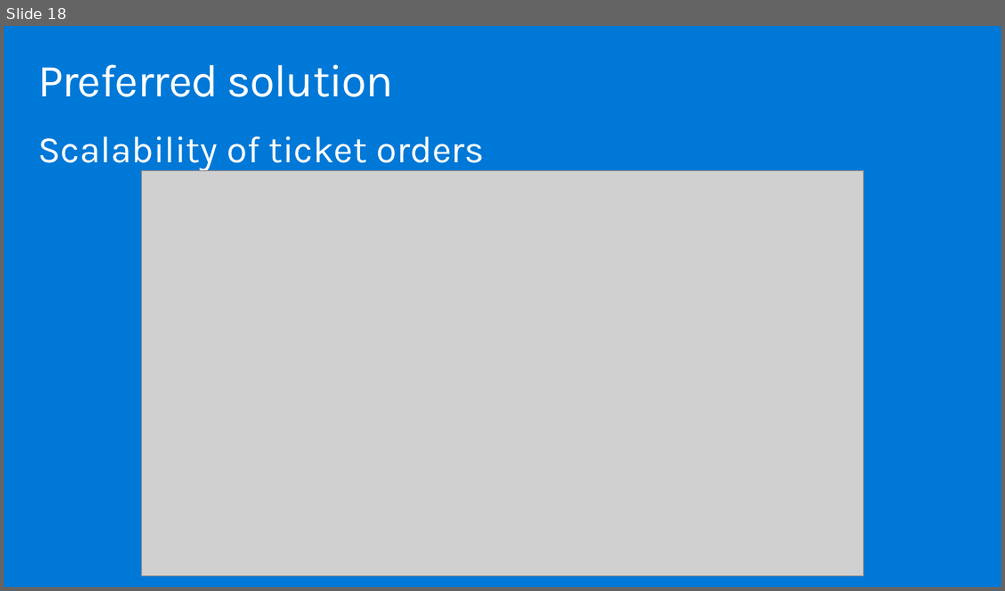
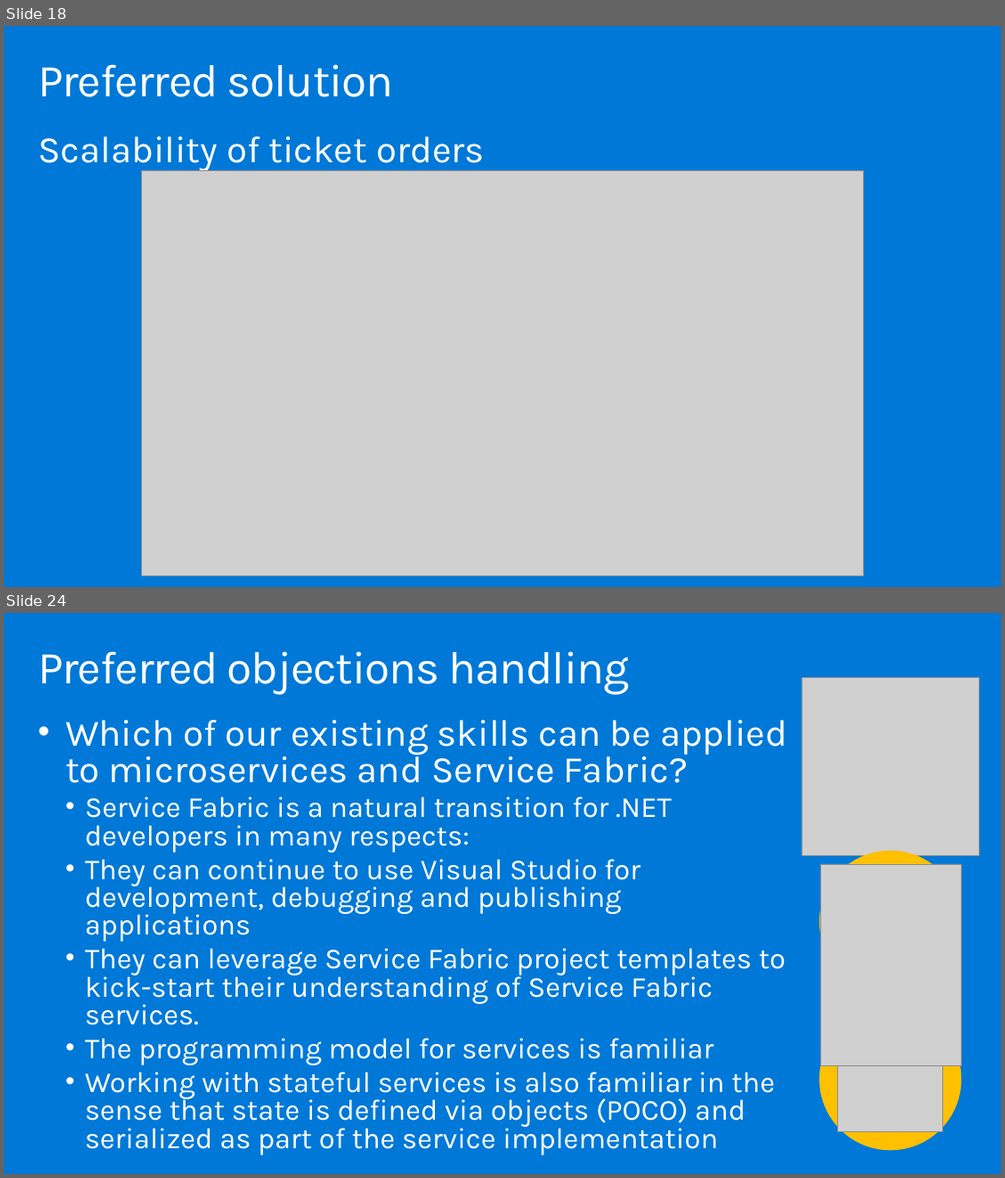
Before and after one commit to yellowbrickcode/MCW-Microservices-architecture, a slide deck: WDS/Whiteboard Design Session Trainer Presentation - Microservices architecture.pptx. Shown one above the other, each under a label of ours: slide 18 before the commit, slides 18 and 24 after it; the slides between them are not shown. The pictures are 1005x591 and 1005x1178 pixels, drawn with LibreOffice and Linux fonts; fonts in the diff are those of the drawing; grey boxes stand for pictures. Boxes give left, top, right and bottom in pixels: in the first picture for what was removed or moved away, otherwise in the second. Text is boxed around its words. In the diff, an @@ line names an element or a change of style, - is before the commit and + after.

```diff
--- a/WDS/Whiteboard Design Session Trainer Presentation - Microservices architecture.pptx
+++ b/WDS/Whiteboard Design Session Trainer Presentation - Microservices architecture.pptx
@@ slide 24 added at [4, 613, 1001, 1174], background #0078D7 @@
@@ title added at [38, 651, 629, 694], 44.1 pt, text #FFFFFF @@
+Preferred objections handling
@@ text added at [65, 720, 787, 1155], 28 pt, text #FFFFFF @@
+• Which of our existing skills can be applied to microservices and Service Fabric?
+  • Service Fabric is a natural transition for .NET developers in many respects:
+  • They can continue to use Visual Studio for development, debugging and publishing applications
+  • They can leverage Service Fabric project templates to kick-start their understanding of Service Fabric services.
+  • The programming model for services is familiar
+  • Working with stateful services is also familiar in the sense that state is defined via objects (POCO) and serialized as part of the service implementation
@@ group added at [802, 678, 979, 1150]: 3 pictures, 2 ellipses @@
```
Also in this commit, not shown: 13 slides changed, 3 other slides added, 8 other files.
